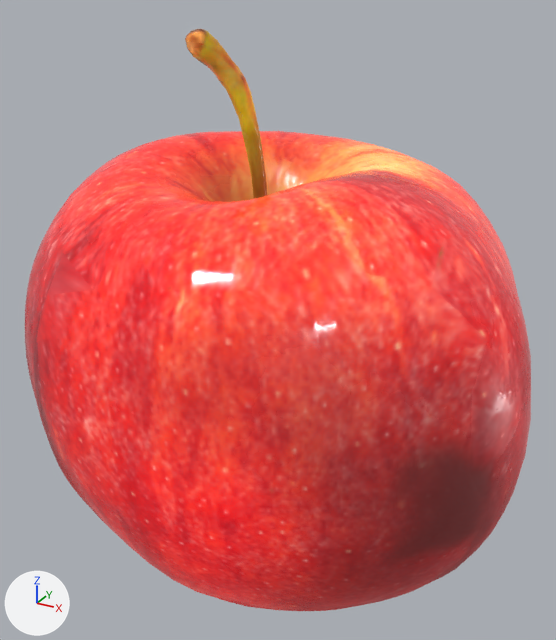
Before and after pictures for a commit that changed the glTF model Pages/import-oversight/Assets/Models/apple-bad.gltf.
One viewpoint serves both versions: a 50 mm camera at (0.0376, -0.0689, 0.0409) aimed at (0.0, -0.0004, 0.0067). The axes (+X, +Y, +Z) are drawn at lower left. The lights are the same throughout.

The first picture shows 'mk_apple_bad'.
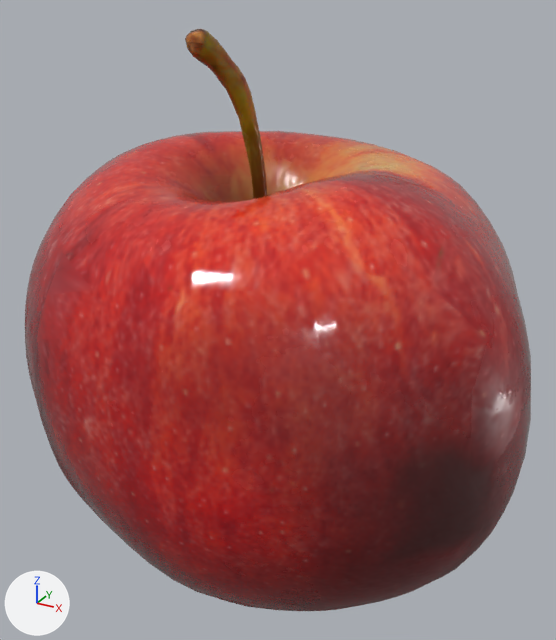
What differs and where, as boxes (x1, y1, x2, y2) in the pictures (556 x 640 px):
'mk_apple_bad', surface changed: (25, 29, 531, 611) in both

Edits to the bpy script that builds the scene:
```text
Change mat_apple1_rotten:
    remove # nodes: BsdfPrincipled, Math, NormalMap, OutputMaterial, SeparateColor, TexImage x4
    nodes: BsdfPrincipled, Math, NormalMap, OutputMaterial, SeparateColor, TexImage x3
```
